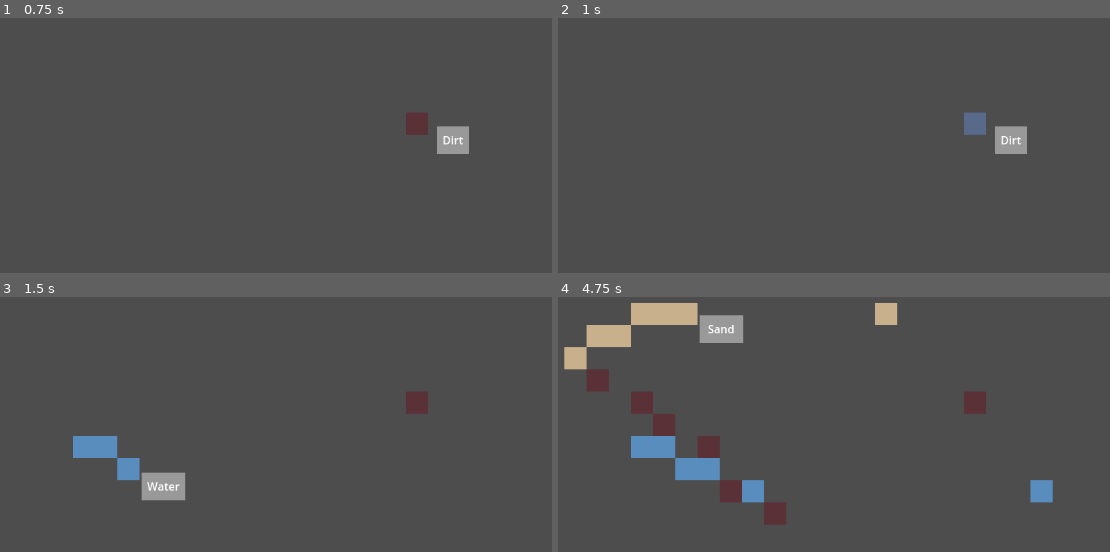
Above: before the commit, frames 1-4 (two rows, left to right).
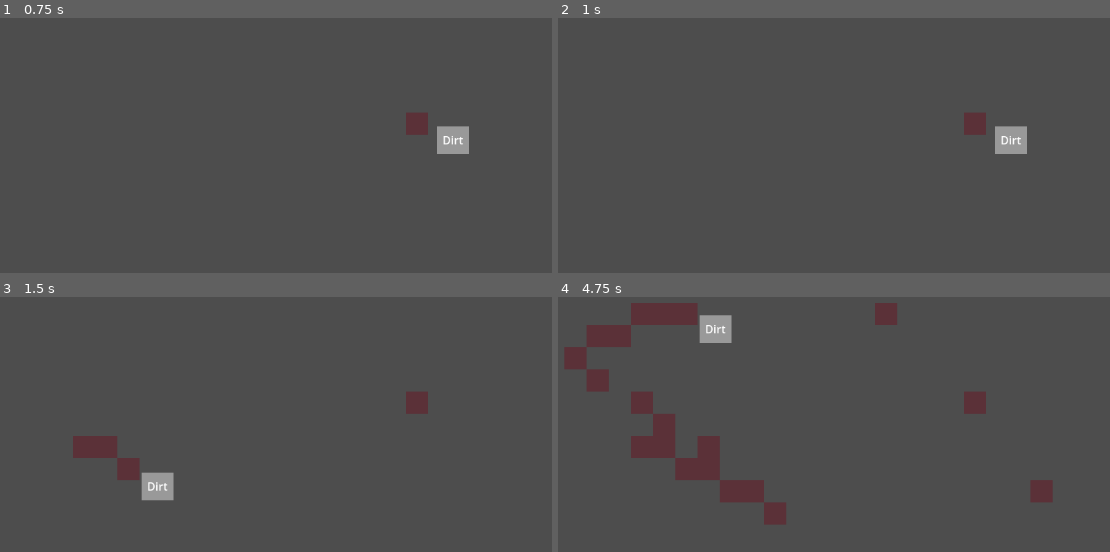
Above: after the commit, the same moments.

Repository: ColdTerror/Core-and-Conveyor
Game: Godot game, scene res://scenes/level.tscn
The game is run twice, just before and just after one commit, with the same random seed, the same clock (stepped at 60 frames per second) and the same inputs.
Inputs (mouse positions are in pixels of both pictures, inside the frame that each line leads up to):
- Up to frame 1 (0.75 s): tap Enter at 0.5 s; move the mouse to (425, 114) at 0.52 s; hold 1 (select_1, bound only before the commit) from 0.53 s (still down); click (425, 114) at 0.67 s
- Up to frame 2 (1 s): keep holding 1 (select_1, bound only before the commit); tap 2 (select_2, bound only before the commit) at 0.8 s
- Up to frame 3 (1.5 s): release 1 (select_1, bound only before the commit) at 1.25 s; tap Space at 1.25 s; drag from (88, 439) to (209, 506) at 1.27 s
- Up to frame 4 (4.75 s): tap Enter at 2, 3.5 s; move the mouse to (889, 317) at 2.02 s; hold 3 (select_3, bound only before the commit) 2.03-2.75 s; click (889, 317) at 2.17 s; tap 1 (select_1, bound only before the commit) at 2.3 s; tap Space at 2.75, 4.25 s; drag from (767, 506) to (569, 348) at 2.77 s; move the mouse to (1049, 483) at 3.52 s; hold 2 (select_2, bound only before the commit) 3.53-4.25 s; click (1049, 483) at 3.67 s; tap 3 (select_3, bound only before the commit) at 3.8 s; drag from (569, 348) to (690, 304) at 4.27 s

Frame 1 is identical in both runs. In frame 2, 0.4% of the frame differs, in the area x 73-78%, y 36-46%; in frame 3, 1.4%; in frame 4, 4.9%, in the area x 1-90%, y 2-81%.

Commit message:
Add tile data resources and inventory system
Introduced individual tile data resources for Dirt, Water, Sand, Forest, Stone, and Building, along with a TileDataResource script for extensible tile properties. Updated the level scene and grid_manager to support a tile library, object placement, mining logic, and tooltips. Added a global InventoryManager autoload for tracking and updating wood and stone resources.

Diff:
--- /dev/null
+++ b/assets/tilesets/Colors.tres
@@ -0,0 +1,17 @@
+[gd_resource type="TileSet" load_steps=3 format=3 uid="uid://b0t0rlqy43s6j"]
+
+[ext_resource type="Texture2D" uid="uid://cclk7q1vl4eja" path="res://assets/Colors.png" id="1_y72ft"]
+
+[sub_resource type="TileSetAtlasSource" id="TileSetAtlasSource_w8frs"]
+texture = ExtResource("1_y72ft")
+texture_region_size = Vector2i(32, 32)
+0:0/0 = 0
+1:0/0 = 0
+2:0/0 = 0
+0:1/0 = 0
+1:1/0 = 0
+2:1/0 = 0
+
+[resource]
+tile_size = Vector2i(32, 32)
+sources/0 = SubResource("TileSetAtlasSource_w8frs")
--- a/project.godot
+++ b/project.godot
@@ -15,28 +15,9 @@
 config/features=PackedStringArray("4.5", "GL Compatibility")
 config/icon="res://icon.svg"
 
-[input]
+[autoload]
 
-select_1={
-"deadzone": 0.2,
-"events": [Object(InputEventKey,"resource_local_to_scene":false,"resource_name":"","device":-1,"window_id":0,"alt_pressed":false,"shift_pressed":false,"ctrl_pressed":false,"meta_pressed":false,"pressed":false,"keycode":0,"physical_keycode":49,"key_label":0,"unicode":49,"location":0,"echo":false,"script":null)
-]
-}
-select_2={
-"deadzone": 0.2,
-"events": [Object(InputEventKey,"resource_local_to_scene":false,"resource_name":"","device":-1,"window_id":0,"alt_pressed":false,"shift_pressed":false,"ctrl_pressed":false,"meta_pressed":false,"pressed":false,"keycode":0,"physical_keycode":50,"key_label":0,"unicode":50,"location":0,"echo":false,"script":null)
-]
-}
-select_3={
-"deadzone": 0.2,
-"events": [Object(InputEventKey,"resource_local_to_scene":false,"resource_name":"","device":-1,"window_id":0,"alt_pressed":false,"shift_pressed":false,"ctrl_pressed":false,"meta_pressed":false,"pressed":false,"keycode":0,"physical_keycode":51,"key_label":0,"unicode":51,"location":0,"echo":false,"script":null)
-]
-}
-select_4={
-"deadzone": 0.2,
-"events": [Object(InputEventKey,"resource_local_to_scene":false,"resource_name":"","device":-1,"window_id":0,"alt_pressed":false,"shift_pressed":false,"ctrl_pressed":false,"meta_pressed":false,"pressed":false,"keycode":0,"physical_keycode":52,"key_label":0,"unicode":52,"location":0,"echo":false,"script":null)
-]
-}
+InventoryManager="*res://scripts/inventory_manager.gd"
 
 [rendering]
 
--- /dev/null
+++ b/resources/tiles/0_Dirt.tres
@@ -0,0 +1,8 @@
+[gd_resource type="Resource" script_class="TileDataResource" load_steps=2 format=3 uid="uid://tcmc1jpf0sr1"]
+
+[ext_resource type="Script" uid="uid://dnsharo0i5t5i" path="res://resources/tiles/tile_data_resource.gd" id="1_i54tk"]
+
+[resource]
+script = ExtResource("1_i54tk")
+display_name = "Dirt"
+metadata/_custom_type_script = "uid://dnsharo0i5t5i"
--- /dev/null
+++ b/resources/tiles/1_Water.tres
@@ -0,0 +1,8 @@
+[gd_resource type="Resource" script_class="TileDataResource" load_steps=2 format=3 uid="uid://cng2dakx3krgl"]
+
+[ext_resource type="Script" uid="uid://dnsharo0i5t5i" path="res://resources/tiles/tile_data_resource.gd" id="1_crh8x"]
+
+[resource]
+script = ExtResource("1_crh8x")
+display_name = "Water"
+metadata/_custom_type_script = "uid://dnsharo0i5t5i"
--- /dev/null
+++ b/resources/tiles/2_Sand.tres
@@ -0,0 +1,8 @@
+[gd_resource type="Resource" script_class="TileDataResource" load_steps=2 format=3 uid="uid://bmhgfl07ob50b"]
+
+[ext_resource type="Script" uid="uid://dnsharo0i5t5i" path="res://resources/tiles/tile_data_resource.gd" id="1_udbng"]
+
+[resource]
+script = ExtResource("1_udbng")
+display_name = "Sand"
+metadata/_custom_type_script = "uid://dnsharo0i5t5i"
--- /dev/null
+++ b/resources/tiles/3_Forest.tres
@@ -0,0 +1,9 @@
+[gd_resource type="Resource" script_class="TileDataResource" load_steps=2 format=3 uid="uid://cwk72joli5ujg"]
+
+[ext_resource type="Script" uid="uid://dnsharo0i5t5i" path="res://resources/tiles/tile_data_resource.gd" id="1_dcr3u"]
+
+[resource]
+script = ExtResource("1_dcr3u")
+display_name = "Forest"
+is_object = true
+metadata/_custom_type_script = "uid://dnsharo0i5t5i"
--- /dev/null
+++ b/resources/tiles/4_Stone.tres
@@ -0,0 +1,9 @@
+[gd_resource type="Resource" script_class="TileDataResource" load_steps=2 format=3 uid="uid://reqe4t0u3m16"]
+
+[ext_resource type="Script" uid="uid://dnsharo0i5t5i" path="res://resources/tiles/tile_data_resource.gd" id="1_yf2e0"]
+
+[resource]
+script = ExtResource("1_yf2e0")
+display_name = "Stone"
+is_object = true
+metadata/_custom_type_script = "uid://dnsharo0i5t5i"
--- /dev/null
+++ b/resources/tiles/5_Buiding.tres
@@ -0,0 +1,9 @@
+[gd_resource type="Resource" script_class="TileDataResource" load_steps=2 format=3 uid="uid://bfnvkjk4j5msp"]
+
+[ext_resource type="Script" uid="uid://dnsharo0i5t5i" path="res://resources/tiles/tile_data_resource.gd" id="1_j0qcp"]
+
+[resource]
+script = ExtResource("1_j0qcp")
+display_name = "Building"
+is_object = true
+metadata/_custom_type_script = "uid://dnsharo0i5t5i"
--- /dev/null
+++ b/resources/tiles/tile_data_resource.gd
@@ -0,0 +1,9 @@
+extends Resource
+class_name TileDataResource
+
+@export var display_name: String = "Unknown"
+@export var is_object: bool = false # True for Forest/Stone, False for Dirt/Water
+@export var total_resources: int = 10
+@export var amount_per_mine: int = 1
+@export var mining_time: float = 1.0 # Seconds it takes to mine
+@export var texture: Texture2D # For future sprite use
--- a/scenes/level.tscn
+++ b/scenes/level.tscn
@@ -1,21 +1,15 @@
-[gd_scene load_steps=6 format=3 uid="uid://dm3jfmd14wxsf"]
+[gd_scene load_steps=12 format=3 uid="uid://dm3jfmd14wxsf"]
 
 [ext_resource type="Script" uid="uid://bqtabusxwrnaf" path="res://scripts/grid_manager.gd" id="1_w7c3h"]
+[ext_resource type="Script" uid="uid://dnsharo0i5t5i" path="res://resources/tiles/tile_data_resource.gd" id="2_olg7q"]
 [ext_resource type="Texture2D" uid="uid://cclk7q1vl4eja" path="res://assets/Colors.png" id="2_w7c3h"]
-
-[sub_resource type="TileSetAtlasSource" id="TileSetAtlasSource_w8frs"]
-texture = ExtResource("2_w7c3h")
-texture_region_size = Vector2i(32, 32)
-0:0/0 = 0
-1:0/0 = 0
-2:0/0 = 0
-0:1/0 = 0
-1:1/0 = 0
-2:1/0 = 0
-
-[sub_resource type="TileSet" id="TileSet_2q6dc"]
-tile_size = Vector2i(32, 32)
-sources/0 = SubResource("TileSetAtlasSource_w8frs")
+[ext_resource type="TileSet" uid="uid://b0t0rlqy43s6j" path="res://assets/tilesets/Colors.tres" id="2_w8frs"]
+[ext_resource type="Resource" uid="uid://tcmc1jpf0sr1" path="res://resources/tiles/0_Dirt.tres" id="3_t1rx8"]
+[ext_resource type="Resource" uid="uid://cng2dakx3krgl" path="res://resources/tiles/1_Water.tres" id="4_8iemx"]
+[ext_resource type="Resource" uid="uid://bmhgfl07ob50b" path="res://resources/tiles/2_Sand.tres" id="5_64w2a"]
+[ext_resource type="Resource" uid="uid://cwk72joli5ujg" path="res://resources/tiles/3_Forest.tres" id="6_fpun6"]
+[ext_resource type="Resource" uid="uid://reqe4t0u3m16" path="res://resources/tiles/4_Stone.tres" id="7_wc255"]
+[ext_resource type="Resource" uid="uid://bfnvkjk4j5msp" path="res://resources/tiles/5_Buiding.tres" id="8_arp2o"]
 
 [sub_resource type="StyleBoxFlat" id="StyleBoxFlat_w7c3h"]
 content_margin_left = 8.0
@@ -25,11 +19,14 @@
 
 [node name="Level" type="Node2D"]
 script = ExtResource("1_w7c3h")
+tile_library = Array[ExtResource("2_olg7q")]([ExtResource("3_t1rx8"), ExtResource("4_8iemx"), ExtResource("5_64w2a"), ExtResource("6_fpun6"), ExtResource("7_wc255"), ExtResource("8_arp2o")])
 
 [node name="TerrainLayer" type="TileMapLayer" parent="."]
-tile_set = SubResource("TileSet_2q6dc")
+tile_set = ExtResource("2_w8frs")
 
 [node name="ObjectLayer" type="TileMapLayer" parent="."]
+visible = false
+tile_set = ExtResource("2_w8frs")
 
 [node name="SelectionHighlight" type="Sprite2D" parent="."]
 modulate = Color(1, 1, 1, 0.60784316)
--- a/scripts/grid_manager.gd
+++ b/scripts/grid_manager.gd
@@ -1,70 +1,95 @@
 extends Node2D
 
 @onready var terrain_layer: TileMapLayer = $TerrainLayer
+@onready var object_layer: TileMapLayer = $ObjectLayer
 @onready var highlight: Sprite2D = $SelectionHighlight
 @onready var tooltip := $"CanvasLayer/Tooltip"
 @onready var tooltip_label := $"CanvasLayer/Tooltip/Label"
 
 @export var tile_size_px = Vector2(32, 32)
+# Drag and drop your 6 .tres files here in the Inspector in order!
+@export var tile_library: Array[TileDataResource] = []
 
 const ATLAS_COLUMNS := 3
-const ATLAS_ROWS := 2
-const TILE_COUNT := ATLAS_COLUMNS * ATLAS_ROWS
+const TILE_COUNT := 6
 
 var current_tile_index := 0
-var current_tile := Vector2i.ZERO
-
-const TILE_INFO = {
-	0: { "name": "Dirt" },
-	1: { "name": "Water" },
-	2: { "name": "Sand" },
-	3: { "name": "Forest" },
-	4: { "name": "Stone" },
-	5: { "name": "Building" }
-}
+var active_grid_objects := {} # { Vector2i: {"health": int, "data": Resource} }
 
 func _process(_delta):
 	var mouse_pos = get_global_mouse_position()
 	var grid_pos = terrain_layer.local_to_map(mouse_pos)
+	var current_data = tile_library[current_tile_index]
 
-	# --- Tooltip ---
-	var cell := terrain_layer.get_cell_source_id(grid_pos)
+	# --- Tooltip Logic ---
+	update_tooltip(grid_pos)
+
+	# --- Placement Logic ---
+	if Input.is_mouse_button_pressed(MOUSE_BUTTON_LEFT):
+		place_tile(grid_pos, current_data)
+
+	# --- Mining Logic ---
+	if Input.is_mouse_button_pressed(MOUSE_BUTTON_RIGHT):
+		mine_tile(grid_pos)
+
+	# --- Highlight Visuals ---
+	update_highlight(grid_pos)
+
+func update_tooltip(grid_pos: Vector2i):
 	tooltip.visible = false
+	var obj_atlas = object_layer.get_cell_atlas_coords(grid_pos)
+	var terr_atlas = terrain_layer.get_cell_atlas_coords(grid_pos)
 
-	if cell != -1:
-		var atlas_coords := terrain_layer.get_cell_atlas_coords(grid_pos)
-		var tile_index := atlas_coords.y * ATLAS_COLUMNS + atlas_coords.x
+	var index = -1
+	if obj_atlas != Vector2i(-1, -1):
+		index = obj_atlas.y * ATLAS_COLUMNS + obj_atlas.x
+	elif terr_atlas != Vector2i(-1, -1):
+		index = terr_atlas.y * ATLAS_COLUMNS + terr_atlas.x
 
-		if TILE_INFO.has(tile_index):
-			tooltip_label.text = TILE_INFO[tile_index]["name"]
-			tooltip.visible = true
-
-	if tooltip.visible:
+	if index != -1 and index < tile_library.size():
+		tooltip_label.text = tile_library[index].display_name
+		tooltip.visible = true
 		tooltip.global_position = get_viewport().get_mouse_position() + Vector2(16, 16)
 
-		tooltip.global_position.x = min(
-			tooltip.global_position.x,
-			get_viewport_rect().size.x - tooltip.size.x
-		)
-		tooltip.global_position.y = min(
-			tooltip.global_position.y,
-			get_viewport_rect().size.y - tooltip.size.y
-		)
+func place_tile(grid_pos: Vector2i, data: TileDataResource):
+	@warning_ignore("integer_division")
+	var atlas_coords = Vector2i(current_tile_index % ATLAS_COLUMNS, current_tile_index / ATLAS_COLUMNS)
 
-	# --- Highlight ---
+	if not data.is_object:
+		terrain_layer.set_cell(grid_pos, 0, atlas_coords)
+	else:
+		if can_place_object(grid_pos):
+			object_layer.set_cell(grid_pos, 0, atlas_coords)
+			# Automatically registers any "Object" tile into the simulation
+			active_grid_objects[grid_pos] = {
+				"health": data.total_resources,
+				"data": data
+			}
+
+func can_place_object(grid_pos: Vector2i) -> bool:
+	var terrain_atlas = terrain_layer.get_cell_atlas_coords(grid_pos)
+	var terrain_index = terrain_atlas.y * ATLAS_COLUMNS + terrain_atlas.x
+	# Check if terrain is Water (Index 1) or if space is occupied
+	return terrain_index != 1 and object_layer.get_cell_source_id(grid_pos) == -1
+
+func mine_tile(grid_pos: Vector2i):
+	if active_grid_objects.has(grid_pos):
+		var tile_info = active_grid_objects[grid_pos]
+		var data = tile_info["data"]
+
+		tile_info["health"] -= data.amount_per_mine
+		print("Mining ", data.display_name, "... Health: ", tile_info["health"])
+
+		if tile_info["health"] <= 0:
+			InventoryManager.add_resources(data.display_name, data.total_resources)
+			object_layer.set_cell(grid_pos, -1)
+			active_grid_objects.erase(grid_pos)
+
+func update_highlight(grid_pos: Vector2i):
 	highlight.global_position = terrain_layer.map_to_local(grid_pos)
-
-	current_tile = Vector2i(
-		current_tile_index % ATLAS_COLUMNS,
-		current_tile_index / ATLAS_COLUMNS
-	)
-
-	highlight.region_rect.position = Vector2(current_tile) * tile_size_px
-	highlight.region_rect.size = tile_size_px
-
-	# --- Paint ---
-	if Input.is_mouse_button_pressed(MOUSE_BUTTON_LEFT):
-		terrain_layer.set_cell(grid_pos, 0, current_tile)
+	@warning_ignore("integer_division")
+	var atlas_pos = Vector2i(current_tile_index % ATLAS_COLUMNS, current_tile_index / ATLAS_COLUMNS)
+	highlight.region_rect = Rect2(Vector2(atlas_pos) * tile_size_px, tile_size_px)
 
 func _input(event):
 	if event is InputEventMouseButton and event.pressed:
@@ -72,10 +97,3 @@
 			current_tile_index = (current_tile_index + 1) % TILE_COUNT
 		elif event.button_index == MOUSE_BUTTON_WHEEL_DOWN:
 			current_tile_index = (current_tile_index - 1 + TILE_COUNT) % TILE_COUNT
-
-	if event.is_action_pressed("select_1"):
-		current_tile_index = 0
-	elif event.is_action_pressed("select_2"):
-		current_tile_index = 1
-	elif event.is_action_pressed("select_3"):
-		current_tile_index = 2
--- /dev/null
+++ b/scripts/inventory_manager.gd
@@ -0,0 +1,15 @@
+extends Node
+
+# Global variables accessible from any script
+var wood: int = 0
+var stone: int = 0
+
+# A helper function to add resources and print a status update
+func add_resources(resource_name: String, amount: int):
+	match resource_name:
+		"Forest":
+			wood += amount
+		"Stone":
+			stone += amount
+
+	print_debug("Inventory Updated | Wood: ", wood, " | Stone: ", stone)
Not shown, added: resources/tiles/tile_data_resource.gd.uid
Not shown, added: scripts/inventory_manager.gd.uid
